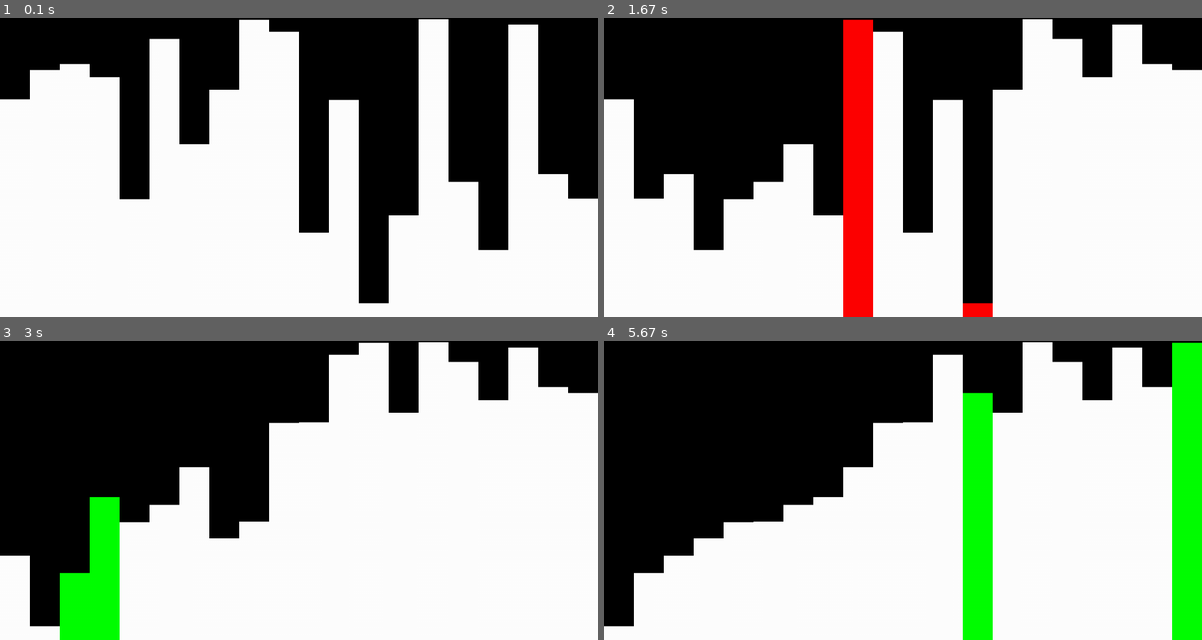
Above: before the commit, frames 1-4 (two rows, left to right).
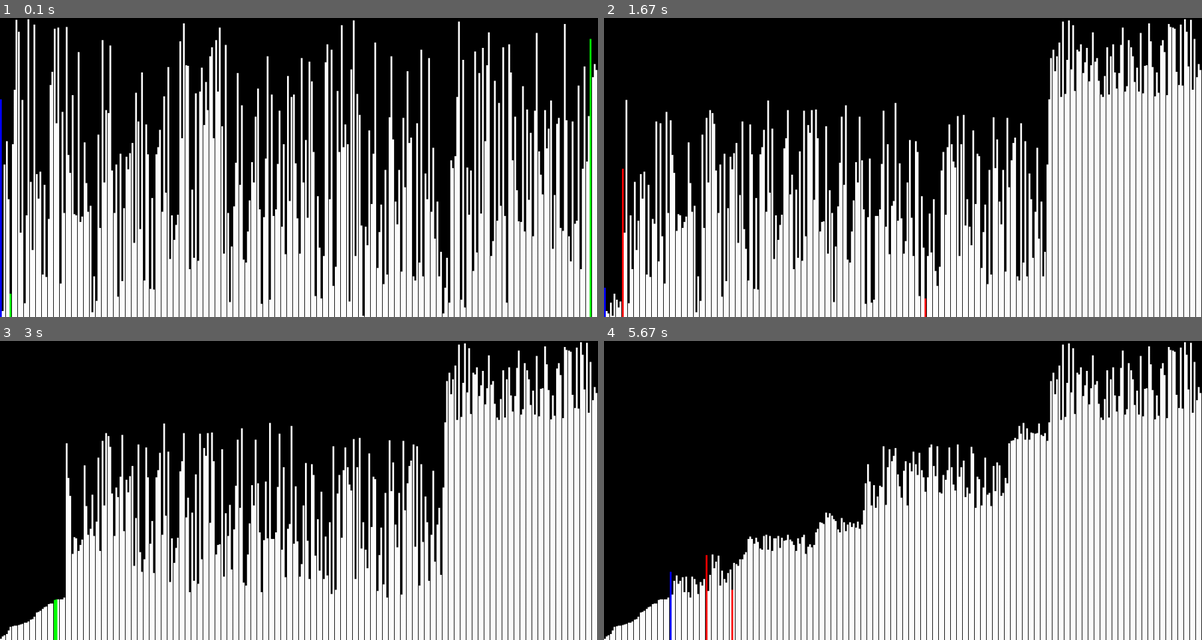
Above: after the commit, the same moments.

Repository: benwoo1110/A-List-of-Sorts
Game: pygame game, started from Algorithms/quicksort.py
Two runs of this game, one before a commit and one after it. Both use one fixed random seed, a clock stepped at 60 frames per second and the inputs below.
Inputs:
- Up to frame 1 (0.1 s): no input
- Up to frame 2 (1.67 s): no input
- Up to frame 3 (3 s): no input
- Up to frame 4 (5.67 s): no input

The runs differ from the first frame. In frame 1, 43% of the frame differs, in the area x 0-100%, y 0-100%; in frame 2, 34%; in frame 3, 31%; in frame 4, 27%.

Commit message:
updated quicksort animations

Diff:
--- a/Algorithms/quicksort.py
+++ b/Algorithms/quicksort.py
@@ -10,10 +10,11 @@
 white = pygame.Color(255,255,255)
 red = pygame.Color(255,0,0)
 green = pygame.Color(0,255,0)
+blue = pygame.Color(0, 0, 255)
 
 #Declaring Variables
 heightList = []
-listLength = 20
+listLength = 300
 
 #coordinate for drawing
 xList,y,w = [],0,size[0]/listLength
@@ -37,7 +38,7 @@
 
 def update_draw():
     pygame.display.update()
-    pygame.time.Clock().tick(10)
+    pygame.time.Clock().tick(1000000000)
 
 #Algorithm
 def quickSort(heightList):
@@ -57,6 +58,7 @@
 def partition(heightList,first,last):
    #set a pivot value, in our case at the start
    pivotvalue = heightList[first]
+   pivotindex = first
 
    #ensure that the border when swapping heightListound stuff, is right of the
    border = first+1
@@ -67,6 +69,7 @@
    while not isCompleted:
 
        draw()
+       pygame.draw.rect(window, blue, (xList[pivotindex],500-heightList[pivotindex],w,heightList[pivotindex]), 0)
        if swap:
            pygame.draw.rect(window, green, (xList[border],500-heightList[border],w,heightList[border]), 0)
            pygame.draw.rect(window, green, (xList[end],500-heightList[end],w,heightList[end]), 0)
@@ -98,6 +101,7 @@
 
            #After swaps
            draw()
+           pygame.draw.rect(window, blue, (xList[pivotindex],500-heightList[pivotindex],w,heightList[pivotindex]), 0)
            pygame.draw.rect(window, green, (xList[border],500-heightList[border],w,heightList[border]), 0)
            pygame.draw.rect(window, green, (xList[end],500-heightList[end],w,heightList[end]), 0)
            update_draw()
@@ -113,6 +117,7 @@
    heightList[first], heightList[end] = heightList[end], heightList[first]
 
    draw()
+   pygame.draw.rect(window, blue, (xList[pivotindex],500-heightList[pivotindex],w,heightList[pivotindex]), 0)
    pygame.draw.rect(window, green, (xList[first],500-heightList[first],w,heightList[first]), 0)
    pygame.draw.rect(window, green, (xList[end],500-heightList[end],w,heightList[end]), 0)
    update_draw()
